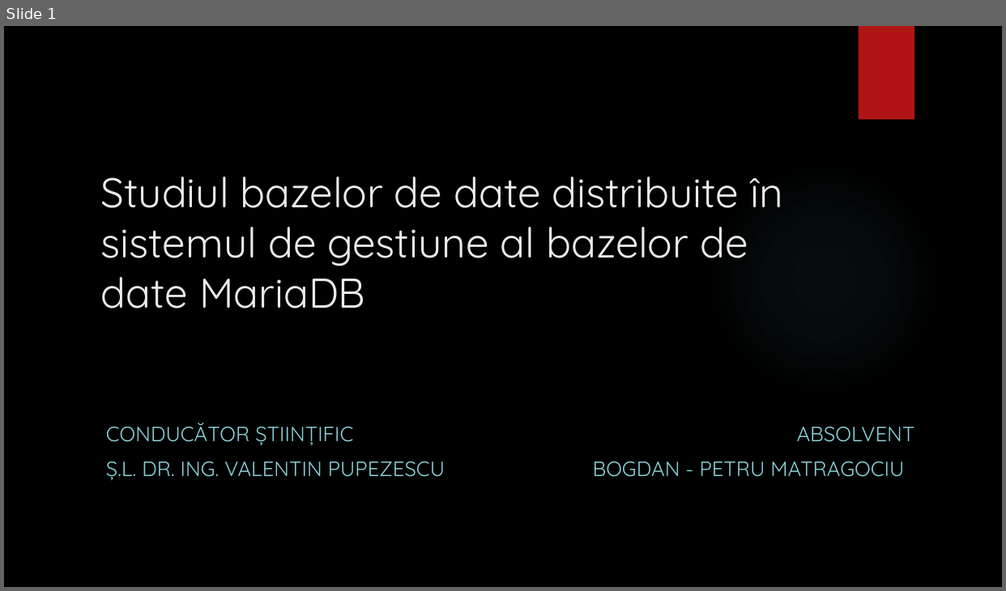
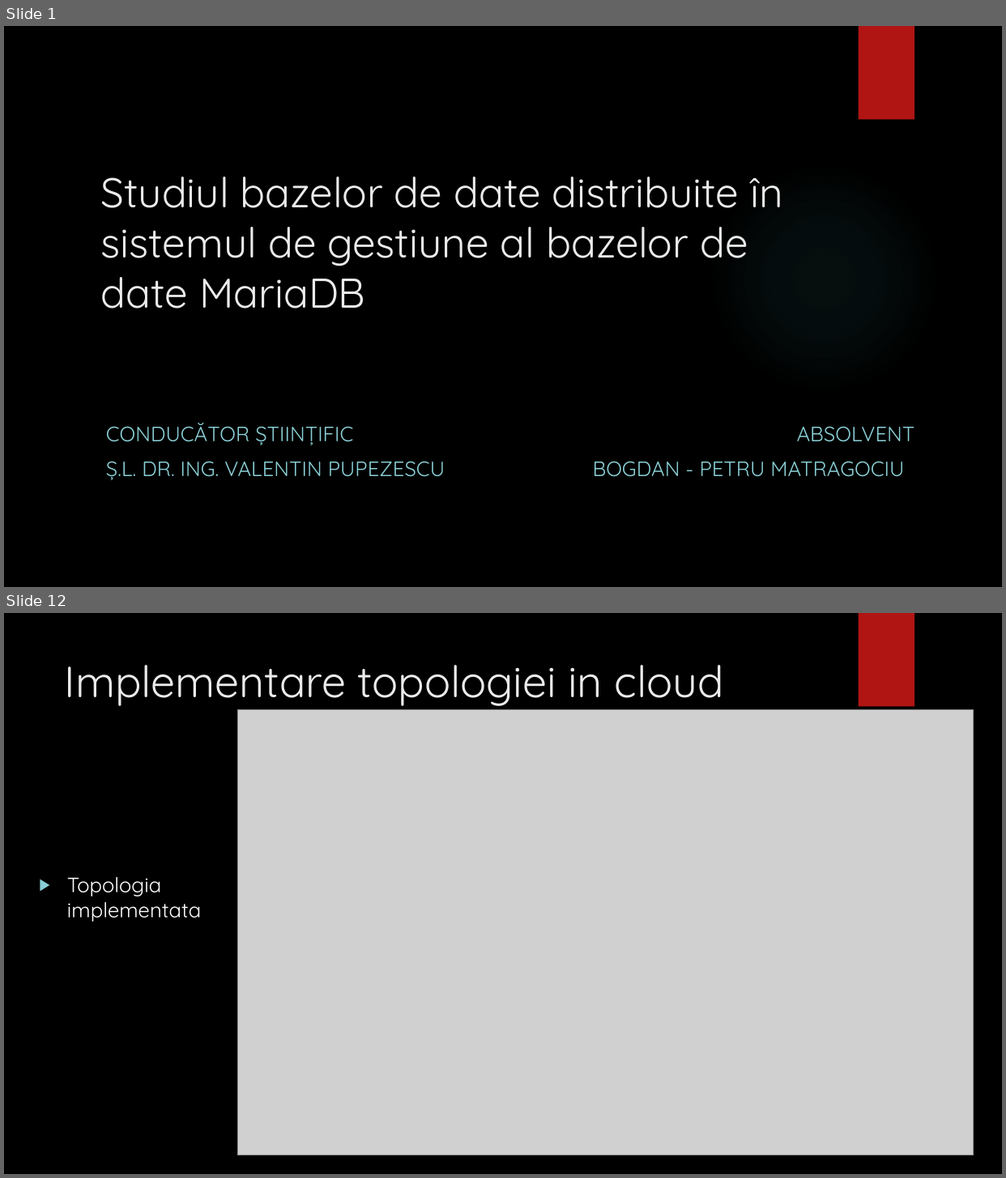
Before and after one commit to bogdanmatra/stoma, a slide deck: documentation/Prezentare_Licenta_Matragociu_Bogdan.pptx. Shown one above the other, each under a label of ours: slide 1 before the commit, slides 1 and 12 after it; the slides between them are not shown. The pictures are 1006x591 and 1006x1178 pixels, drawn with LibreOffice and Linux fonts; fonts in the diff are those of the drawing; grey boxes stand for pictures; background and template pictures are left out. Boxes give left, top, right and bottom in pixels: in the first picture for what was removed or moved away, otherwise in the second. Text is boxed around its words. In the diff, an @@ line names an element or a change of style, - is before the commit and + after.

```diff
--- a/documentation/Prezentare_Licenta_Matragociu_Bogdan.pptx
+++ b/documentation/Prezentare_Licenta_Matragociu_Bogdan.pptx
@@ slide 12 added at box(4, 613, 1002, 1174), background picture (left out); not listed: 1 template element that a slide beside it also shows @@
@@ title added at box(65, 665, 724, 706), 42 pt, text #EBEBEB @@
+Implementare topologiei in cloud
@@ picture added at box(237, 710, 974, 1156) @@
@@ text added at box(67, 877, 201, 922), 20 pt, text #FFFFFF @@
+▶ Topologia implementata
```
Also in this commit, not shown: 14 other slides added, 4 slides removed, 1 other file.
